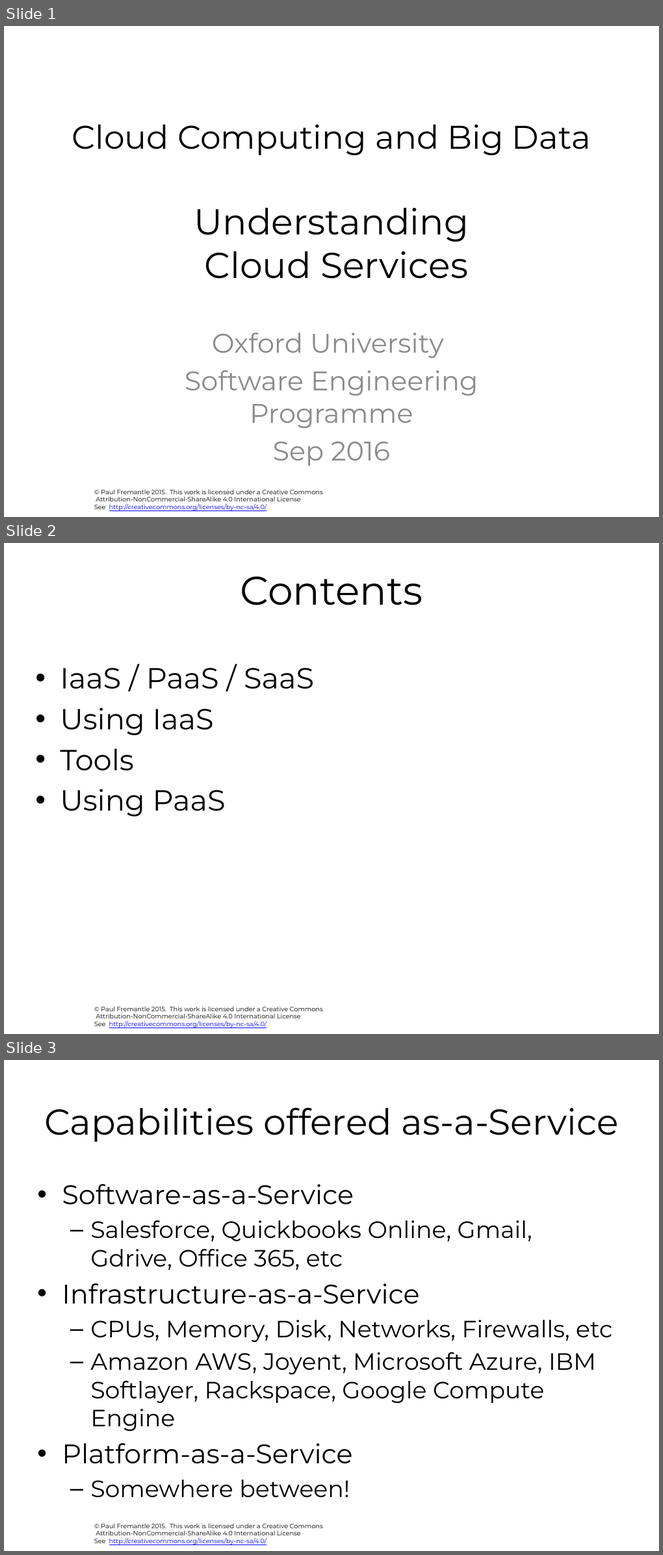
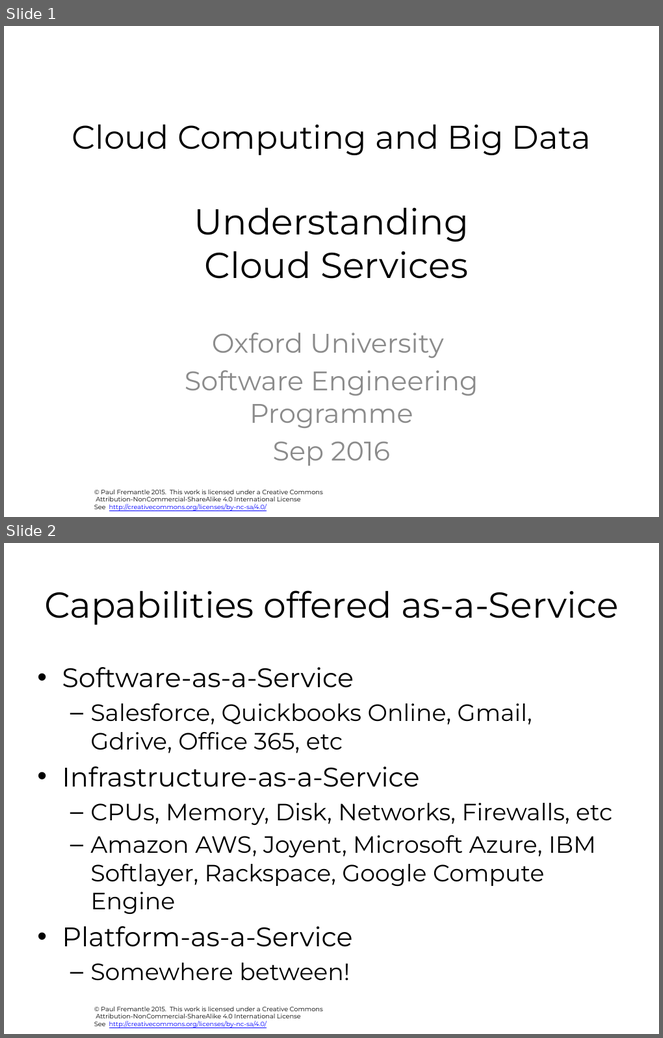
Before and after one commit to pzfreo/ox-clo, a slide deck: pres-source/02-understanding-cloud-services.pptx. Shown one above the other, each under a label of ours: slides 1, 2 and 3 before the commit, slides 1 and 2 after it. The pictures are 663x1555 and 663x1038 pixels, drawn with LibreOffice and Linux fonts; fonts in the diff are those of the drawing; background and template pictures are left out. Boxes give left, top, right and bottom in pixels: in the first picture for what was removed or moved away, otherwise in the second. Text is boxed around its words. In the diff, an @@ line names an element or a change of style, - is before the commit and + after.

```diff
--- a/pres-source/02-understanding-cloud-services.pptx
+++ b/pres-source/02-understanding-cloud-services.pptx
@@ slide 2 removed at bbox=[4, 543, 659, 1034], background #FFFFFF; not listed: 1 template element that a slide beside it also shows @@
@@ title removed at bbox=[240, 576, 423, 605] @@
-Contents
@@ text removed at bbox=[60, 668, 314, 817] @@
-• IaaS / PaaS / SaaS
-• Using IaaS
-• Tools
-• Using PaaS
@@ what was slide 3 is now slide 2 @@
```
Also in this commit, not shown: 1 slide changed, 2 slides added, 2 other slides removed, 8 other files.
